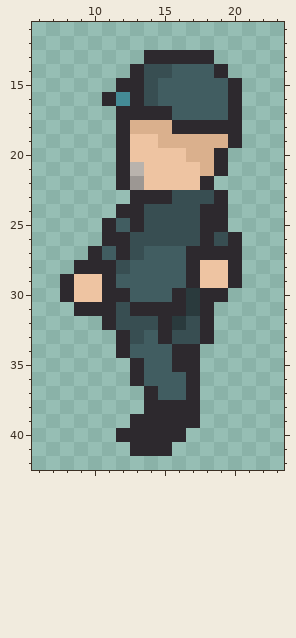
Pixel-art sprite, stored at trunk/images/supervisor/nw2.png. The first picture shows the starting point.
The file is 32x49 pixels. Shown: x 6..23, y 11..42.
After:
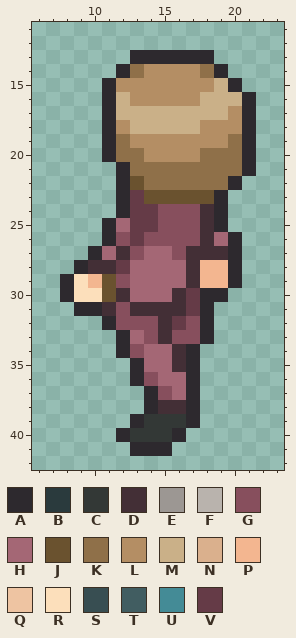
Palette (. is transparent): A #2d292e  B #2a3a3d  C #333836  D #432f36  E #9c9793  F #b9b3ad  G #874f5d  H #a46775  J #6a522f  K #8f7049  L #b48e64  M #cab088  N #dab08d  P #f3b690  Q #eec4a2  R #fcdfbb  S #384e52  T #415d61  U #448b96  V #653b47
Edits made:
Changed rows in their new state; - is an unchanged pixel.
first column x 9:
13 ----A--------
14 ---AKLLLLK---
15 --ALLLLLLLM--
16 ---MLLLLLMMMA
17 --AMMMMMMMMLA
18 --ALMMMMMLLLA
19 --AKLLLLLLLKA
20 --AKKLLLLKKKA
21 ----KKKKKKKKA
22 ----JKKKKKKA-
23 ---AVJJJJJ---
24 ----VVGGGD---
25 ---HVVGGGD---
26 ---GVGGGGDH--
27 --HDGHHGDDD--
28 -DDVHHHHDPP--
29 RPJGHHHHDPP--
30 RRJDHHHDV----
31 --DGDDDDV----
32 ---GGGDVG----
33 ----HGDGG----
34 ----GHHD-----
35 -----HHD-----
36 -----GHH-----
37 ------GH-----
38 ------DD-----
39 -----CCC-----
40 ----CCC------
